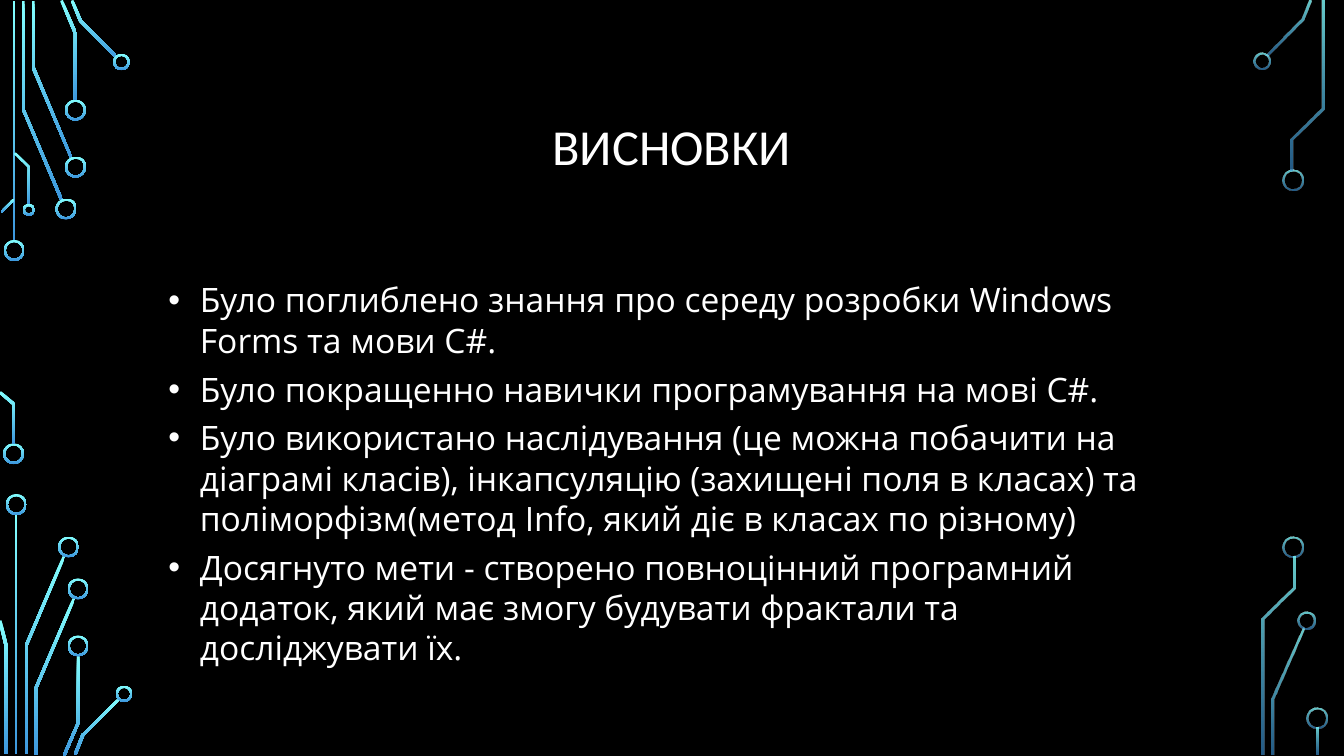
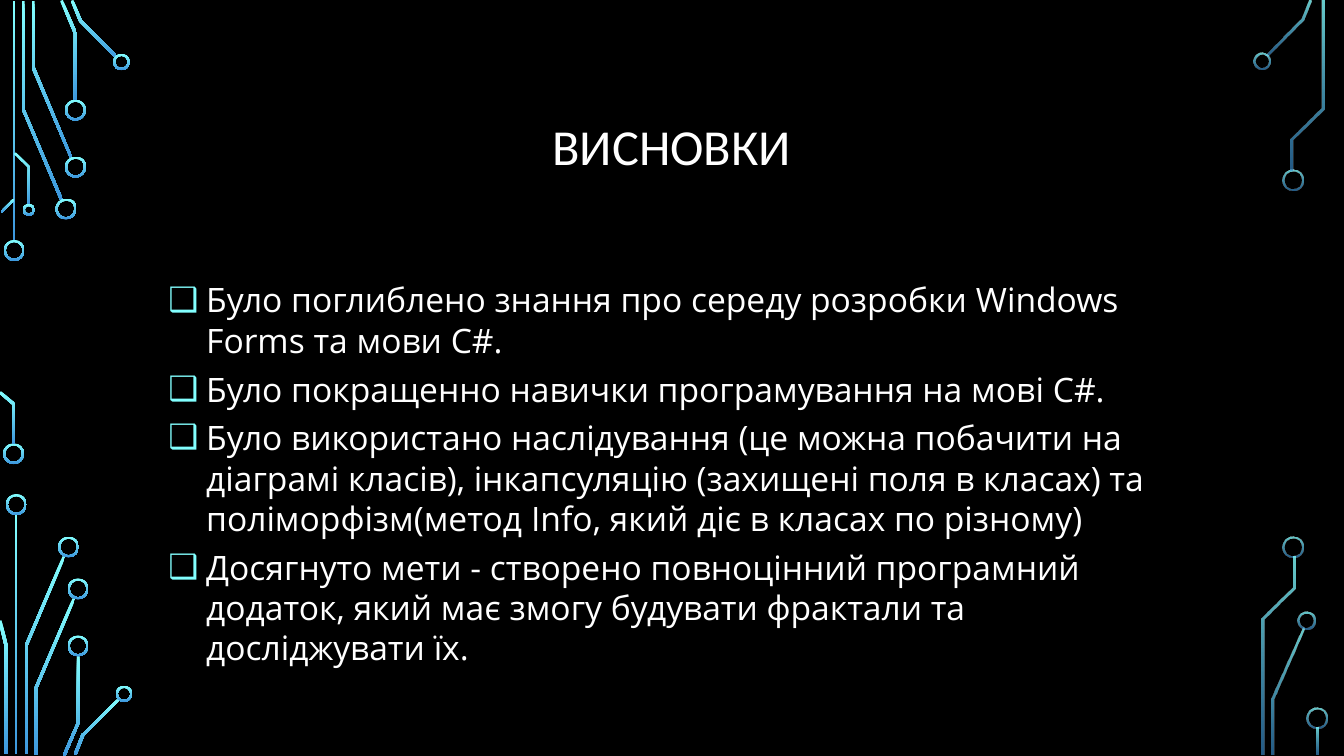
Before and after one commit to Raimhal/Fractator, a slide deck: slide 13 of Курсова презентація.pptx (slide 12 before the commit). Drawn at 1344x756 pixels with LibreOffice and Linux fonts; fonts in the diff are those of the drawing; background and template pictures are left out. Boxes give left, top, right and bottom in pixels: in the first picture for what was removed or moved away, otherwise in the second. Text is boxed around its words. In the diff, an @@ line names an element or a change of style, - is before the commit and + after.

```diff
--- a/Курсова презентація.pptx
+++ b/Курсова презентація.pptx
@@ text "Було поглиблено знання про середу ..." at (206,286,1143,628): bullet • to ❑ @@
```
Also in this commit, not shown: 2 other slides changed, 5 slides added, 4 slides removed, 9 other files.
